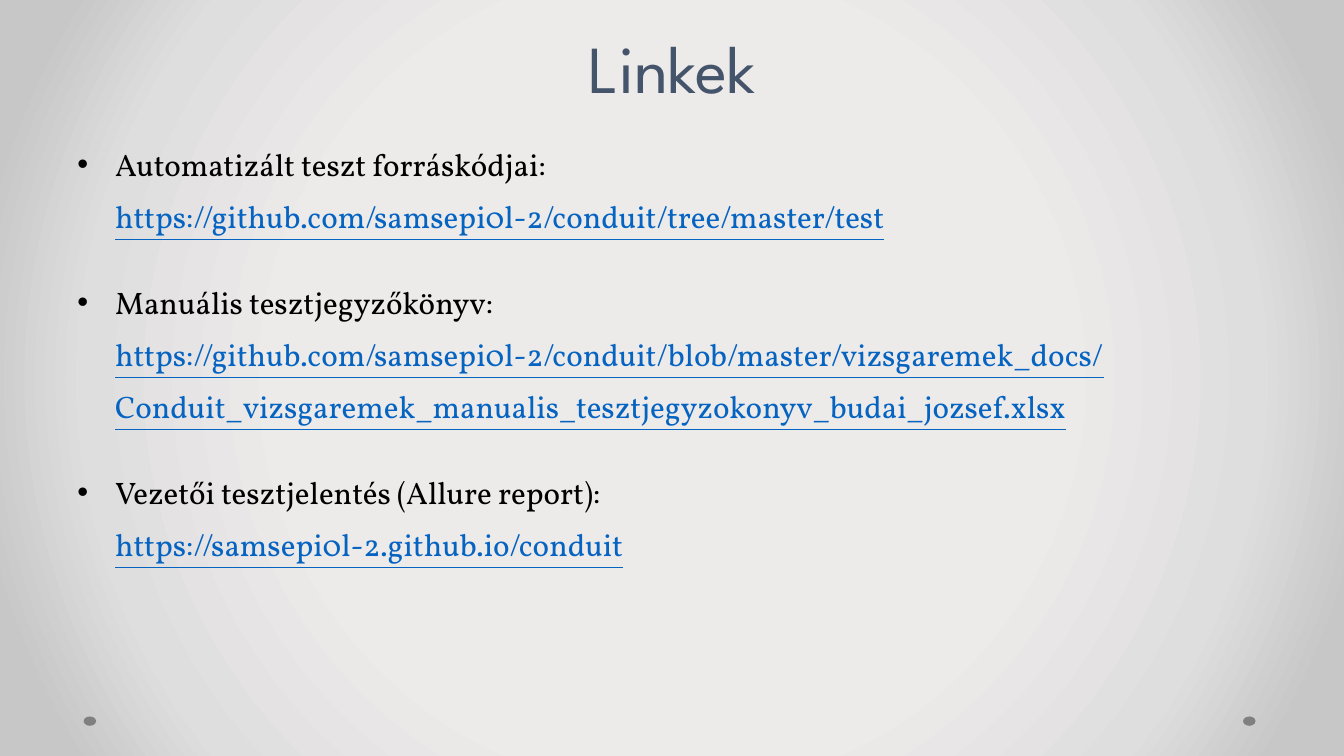
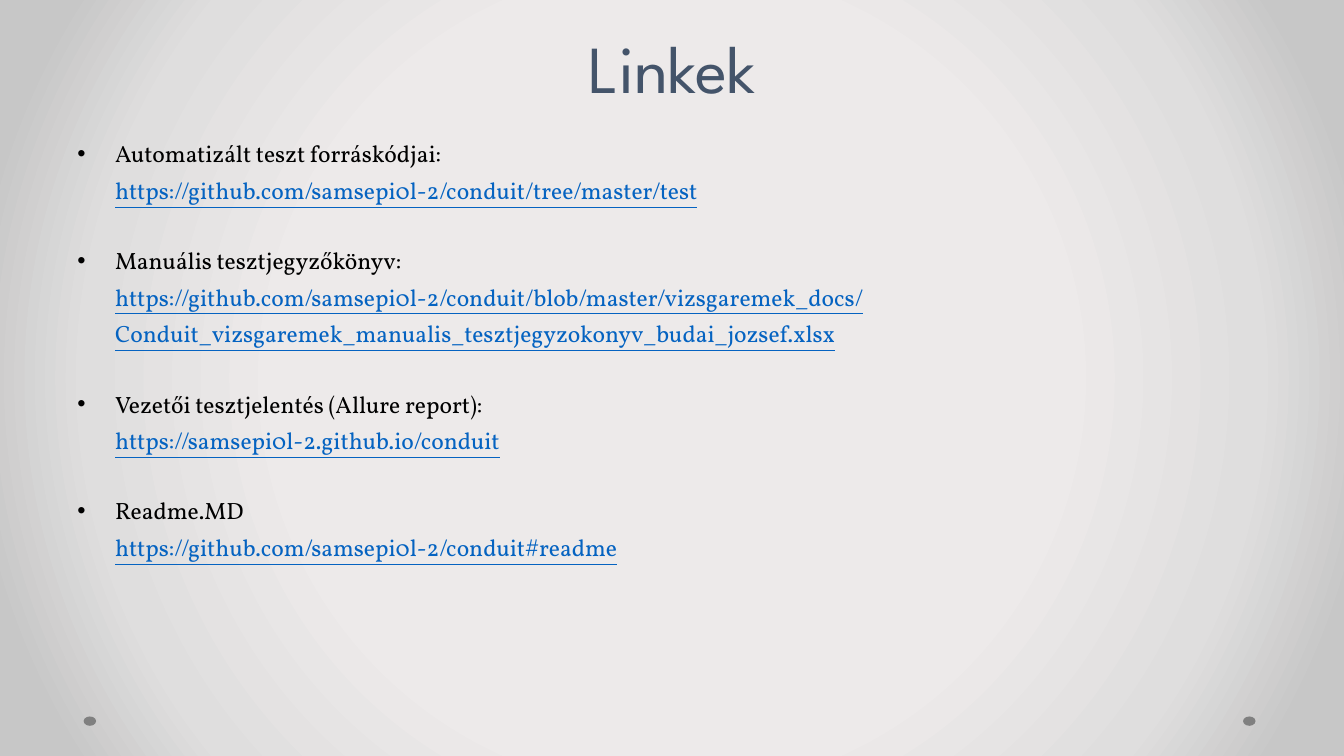
Before and after one commit to samsepi0l-2/conduit, a slide deck: slide 6 of vizsgaremek_docs/budai_jozsef_vizsgaremek_vedes.pptx. Drawn at 1344x756 pixels with LibreOffice and Linux fonts; fonts in the diff are those of the drawing. Boxes give left, top, right and bottom in pixels: in the first picture for what was removed or moved away, otherwise in the second. Text is boxed around its words. In the diff, an @@ line names an element or a change of style, - is before the commit and + after.

Commit message:
add docs

```diff
--- a/vizsgaremek_docs/budai_jozsef_vizsgaremek_vedes.pptx
+++ b/vizsgaremek_docs/budai_jozsef_vizsgaremek_vedes.pptx
@@ text at bbox=[115, 145, 863, 458]: size 22.2 to 16.8 pt in "Automatizált teszt forráskódjai: https://github.com/samsepi0 ...", "Manuális tesztjegyzőkönyv: https://github.com/samsepi0l-2/co ...", "Vezetői tesztjelentés (Allure report): https://samsepi0l-2.g ..."; line spacing 1.4 to 1.3 @@
@@ text at bbox=[115, 502, 617, 565]: paragraph added @@
+• Readme.MD
+  https://github.com/samsepi0l-2/conduit#readme
```
Also in this commit, not shown: 2 other slides changed, 2 other files.
